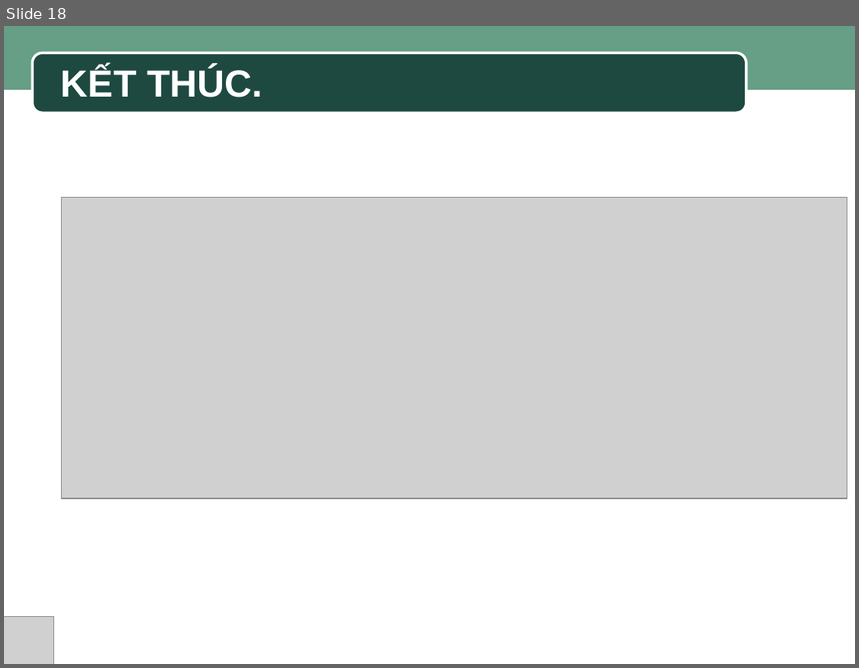
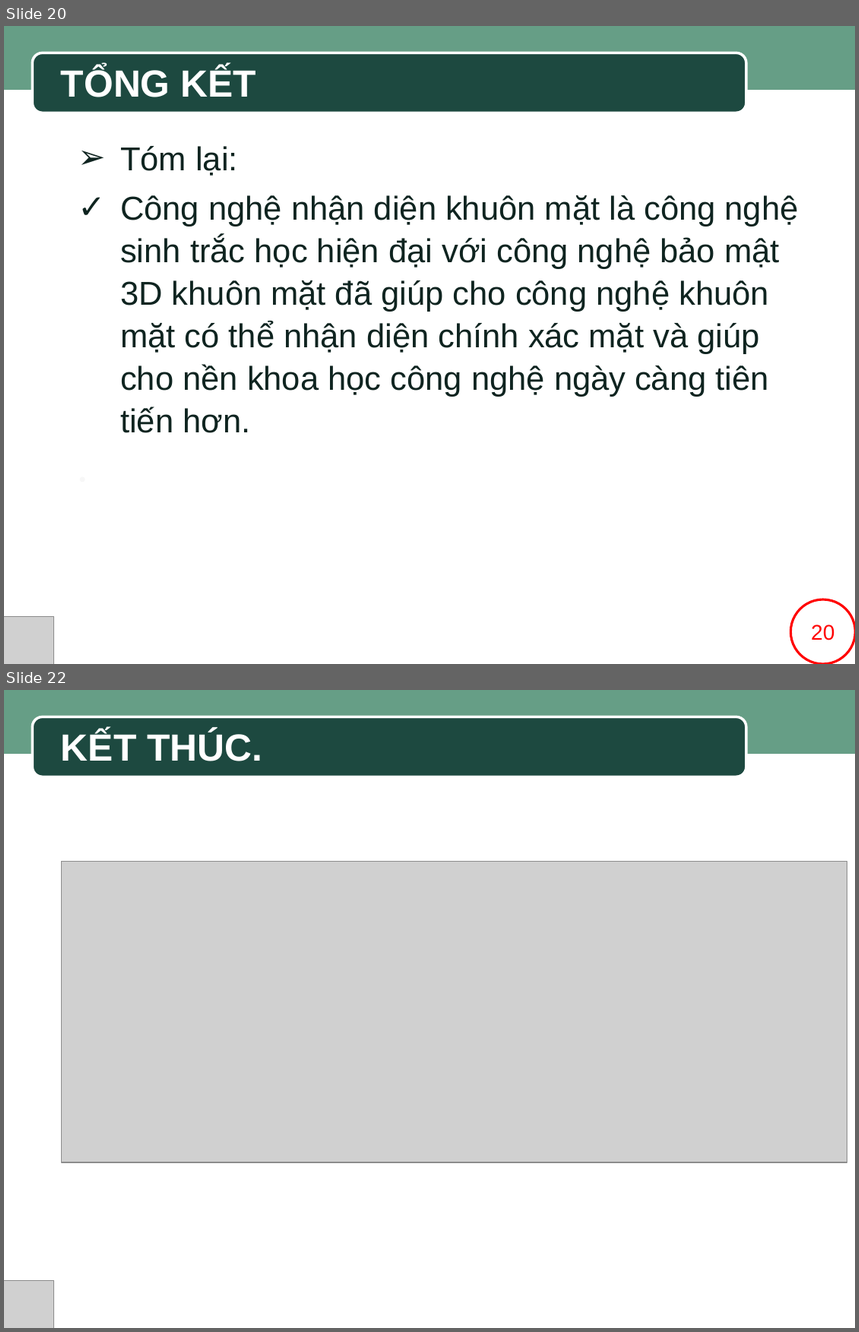
Before and after one commit to SaintLaurentxTran/hutech-23dthd4-nhom7, a slide deck: BÀI THUYẾT TRÌNH MẪU.pptx. Shown one above the other, each under a label of ours: slide 18 before the commit, slides 20 and 22 after it; the slides between them are not shown. The pictures are 859x668 and 859x1332 pixels, drawn with LibreOffice and Linux fonts; fonts in the diff are those of the drawing; grey boxes stand for pictures; background and template pictures are left out. Boxes give left, top, right and bottom in pixels: in the first picture for what was removed or moved away, otherwise in the second. Text is boxed around its words. In the diff, an @@ line names an element or a change of style, - is before the commit and + after.

```diff
--- a/BÀI THUYẾT TRÌNH MẪU.pptx
+++ b/BÀI THUYẾT TRÌNH MẪU.pptx
@@ slide 20 added at box(4, 26, 855, 664), background #FFFFFF; not listed: 2 template elements that a slide beside it also shows @@
@@ text added at box(61, 67, 257, 97), 32 pt, text #FFFFFF, bold @@
+TỔNG KẾT
@@ text added at box(120, 146, 799, 433), 28 pt, text #0E2420 @@
+➢ Tóm lại:
+✓ Công nghệ nhận diện khuôn mặt là công nghệ sinh trắc học hiện đại với công nghệ bảo mật 3D khuôn mặt đã giúp cho công nghệ khuôn mặt có thể nhận diện chính xác mặt và giúp cho nền khoa học công nghệ ngày càng tiên tiến hơn.
+.
@@ picture added at box(4, 617, 54, 664) @@
@@ ellipse added at box(791, 600, 855, 664), fill #FFFFFF, outline #FF0000 2 pt, 18 pt, text #FF0000 @@
+20
@@ rectangle added at box(792, 617, 855, 664), fill #FFFFFF @@
@@ what was slide 18 is now slide 22 @@
```
Also in this commit, not shown: 2 slides changed, 3 other slides added.
